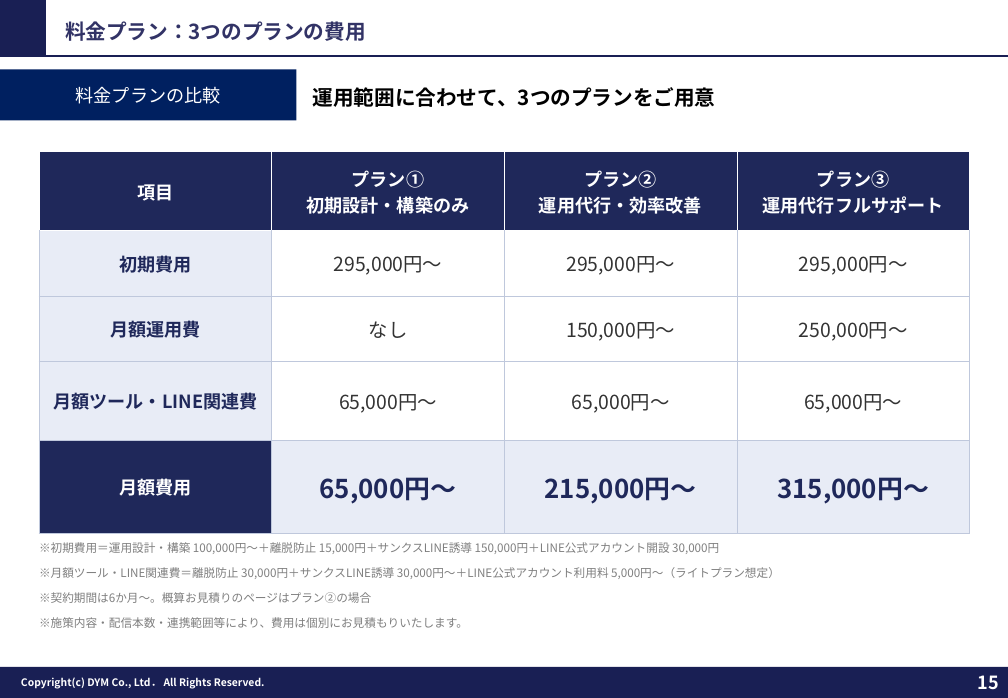
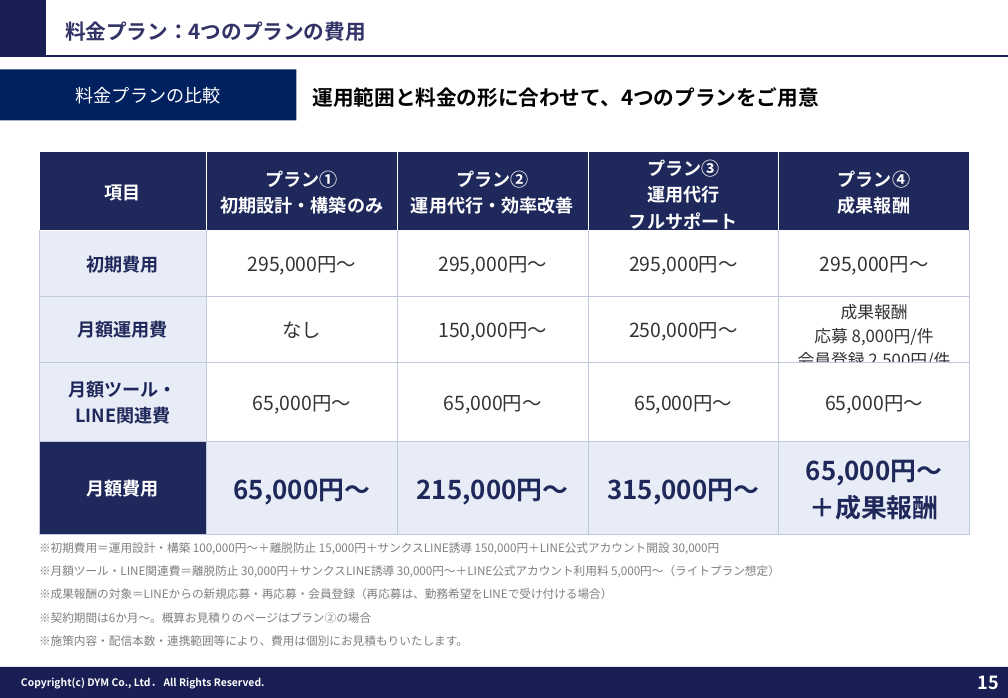
Before and after one commit to tonomura-r-dev/folder, a slide deck: slide 15 of 202610_株式会社横浜シミズ御中_LINE公式アカウント運用のご提案.pptx. Drawn at 1008x698 pixels with LibreOffice and Linux fonts; fonts in the diff are those of the drawing; background and template pictures are left out. Boxes give left, top, right and bottom in pixels: in the first picture for what was removed or moved away, otherwise in the second. Text is boxed around its words. In the diff, an @@ line names an element or a change of style, - is before the commit and + after.

```diff
--- a/202610_株式会社横浜シミズ御中_LINE公式アカウント運用のご提案.pptx
+++ b/202610_株式会社横浜シミズ御中_LINE公式アカウント運用のご提案.pptx
@@ text at (65,21,366,41): text changed @@
-料金プラン：3つのプランの費用
+料金プラン：4つのプランの費用
@@ text at (313,87,819,107): text changed @@
-運用範囲に合わせて、3つのプランをご用意
+運用範囲と料金の形に合わせて、4つのプランをご用意
@@ table at (39,152,970,533) @@
-column 1, row 4: 月額ツール・LINE関連費
+column 1, row 4: 月額ツール・ / LINE関連費
-column 4: プラン③ / 運用代行フルサポート | 295,000円〜 | 250,000円〜 | 65,000円〜 | 315,000円〜
+column 4: プラン③ / 運用代行 / フルサポート | 295,000円〜 | 250,000円〜 | 65,000円〜 | 315,000円〜
+column 5: プラン④ / 成果報酬 | 295,000円〜 | 成果報酬 / 応募 8,000円/件 / 会員登録 2,500円/件 | 65,000円〜 | 65,000円〜 / ＋成果報酬
@@ text added at (39,588,612,599), 9 pt, text #7F7F7F @@
+※成果報酬の対象＝LINEからの新規応募・再応募・会員登録（再応募は、勤務希望をLINEで受け付ける場合）
@@ text "※契約期間は6か月〜。概算お見積りのページはプラン②の場合": place and size @@
-text "※契約期間は6か月〜。概算お見積りのページはプラン②の場合" at (39,592,371,603)
+text "※契約期間は6か月〜。概算お見積りのページはプラン②の場合" at (39,612,371,623)
@@ text "※施策内容・配信本数・連携範囲等により、費用は個別にお見積もりいたします。": place and size @@
-text "※施策内容・配信本数・連携範囲等により、費用は個別にお見積もりいたします。" at (39,617,468,628)
+text "※施策内容・配信本数・連携範囲等により、費用は個別にお見積もりいたします。" at (39,635,468,646)
```
Also in this commit, not shown: 1 other slide changed, 1 slide removed, 4 other files.
